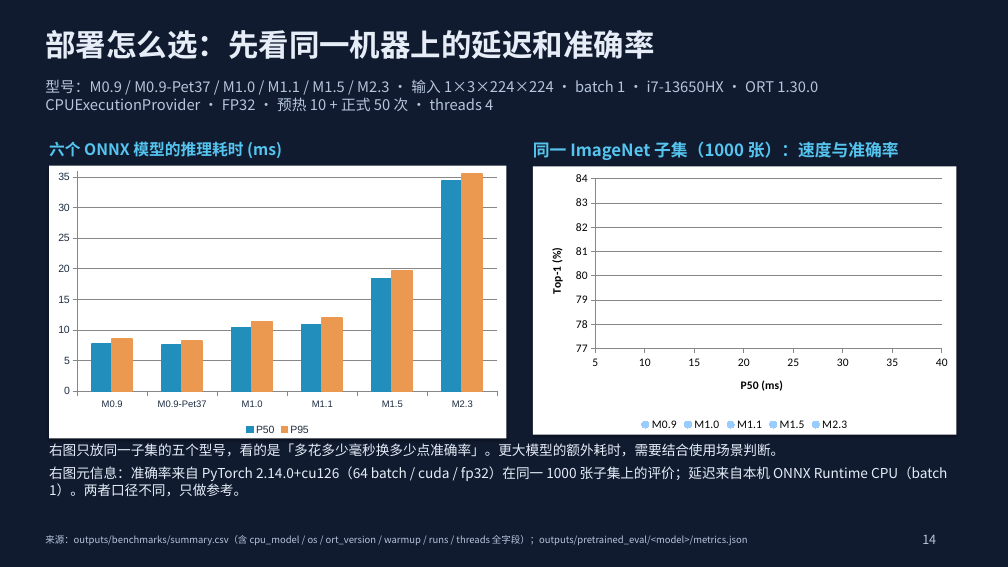
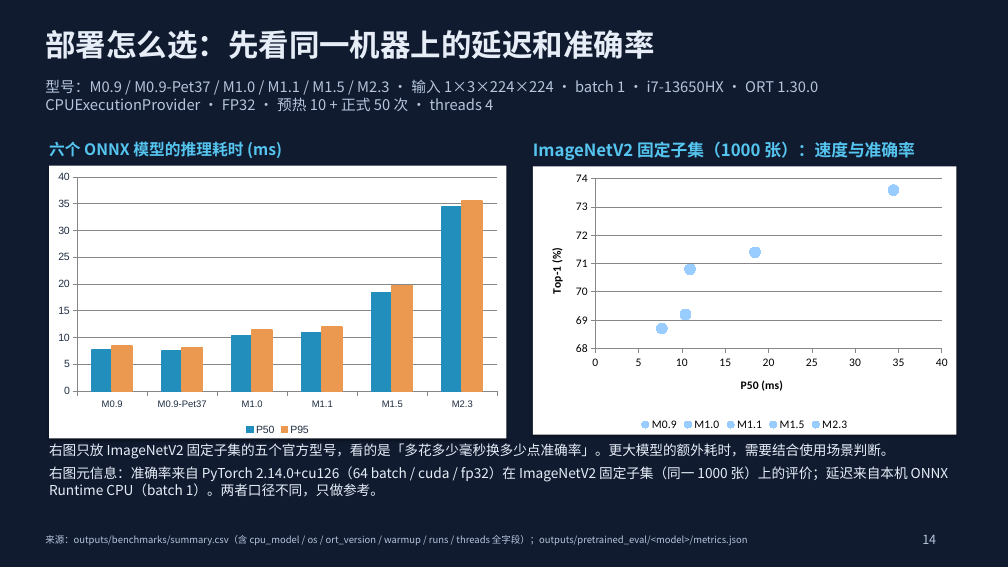
Before and after one commit to 8ga-tech/RepViT-Reproduction, a slide deck: slide 14 of report/答辩PPT_RepViT.pptx. Drawn at 1008x567 pixels with LibreOffice and Linux fonts; fonts in the diff are those of the drawing. Boxes give left, top, right and bottom in pixels: in the first picture for what was removed or moved away, otherwise in the second. Text is boxed around its words. In the diff, an @@ line names an element or a change of style, - is before the commit and + after.

Commit message:
﻿fix(ppt): 修复 P14 右图空白（散点轴范围写死）+ 全片图表轴范围改现读 + 防复发断言
根因
- tools/update_defense.py 把 P14 右图散点 Y 轴写死 77~84（旧自建子集 Top-1 的范围）；
  口径切到 ImageNetV2 后实际 Top-1 为 68.7~73.6，全部低于 77 → 5 点画在轴外 → 图面空白。
  该图数据本身是现读的，只有轴范围被写死。

修复
- 新增 axis_bounds()/_nice_bounds()：8% 边距、向外取整刻度，硬保证 hi >= max(data)、lo <= min(data)
- 全片 8 个图表的轴范围一律改为现读（原先写死的共 6 处）：
  P14 散点 Y 77~84 -> [68,74]；P14 柱 Y 0~36 -> [0,40]（实际 7.555~35.48，余量仅 0.52 ms）；
  P12 柱 Y 0~140 -> [0,150]；P8 五条曲线 Y 写死 -> 现算
- 口径措辞：4 处「同一 ImageNet 子集」->「ImageNetV2 固定子集（1000 张）」
- 页脚验证命令：由固定 3 型号改为从 summary.csv 现读全部 6 型号

防复发
- selfcheck 新增 chart_axis_findings()：解析 PPTX 每个图表的缓存 XML，每个显式数值轴的
  min/max 必须包住其数据（散点按 xVal/yVal 序对），并入既有 viz 项，@check 仍 34
- 该断言对修复前的 PPTX 即报出用户所见的空图：
  viz FAIL ['ppt/charts/chart8.xml: 数据 68.7~73.6 超出轴 77.0~84.0（会被裁成空白图）']
- 顺带把 REQUIREMENTS_AUDIT.md 的两处 PPT 体积断言改为「不固化 + 实测命令」：
  实测 PPTX 跨重生成字节数不可复现（zip 内 docProps/core.xml 带时间戳），
  对不可复现的字节数做精确断言必然假告警；页数断言保留

验证（本提交的 6 文件状态）
- selfcheck 34/34 PASS（viz PASS 图表轴范围 OK 8 图）；check_audit_evidence exit 0 / FAIL={}
- PPTX 15 页 / PDF 15 页；--check 7/7；旧数字与旧关键字 0 命中；ppt_svg 页脚零漂移

```diff
--- a/report/答辩PPT_RepViT.pptx
+++ b/report/答辩PPT_RepViT.pptx
@@ text at (x1=533, y1=141, x2=915, y2=160): text changed @@
-同一 ImageNet 子集（1000 张）：速度与准确率
+ImageNetV2 固定子集（1000 张）：速度与准确率
@@ column chart at (x1=49, y1=166, x2=507, y2=439) @@
@@ value axis changed @@
@@ scatter chart at (x1=533, y1=166, x2=957, y2=435) @@
@@ category axis changed @@
@@ value axis changed @@
@@ text at (x1=49, y1=443, x2=949, y2=497): text changed @@
-右图只放同一子集的五个型号，看的是「多花多少毫秒换多少点准确率」。更大模型的额外耗时，需要结合使用场景判断。
-右图元信息：准确率来自 PyTorch 2.14.0+cu126（64 batch / cuda / fp32）在同一 1000 张子集上的评价；延迟来自本机 ONNX Runtime CPU（batch 1）。两者口径不同，只做参考。
+右图只放 ImageNetV2 固定子集的五个官方型号，看的是「多花多少毫秒换多少点准确率」。更大模型的额外耗时，需要结合使用场景判断。
+右图元信息：准确率来自 PyTorch 2.14.0+cu126（64 batch / cuda / fp32）在 ImageNetV2 固定子集（同一 1000 张）上的评价；延迟来自本机 ONNX Runtime CPU（batch 1）。两者口径不同，只做参考。
```
Also in this commit, not shown: 2 other slides changed, 5 other files.
